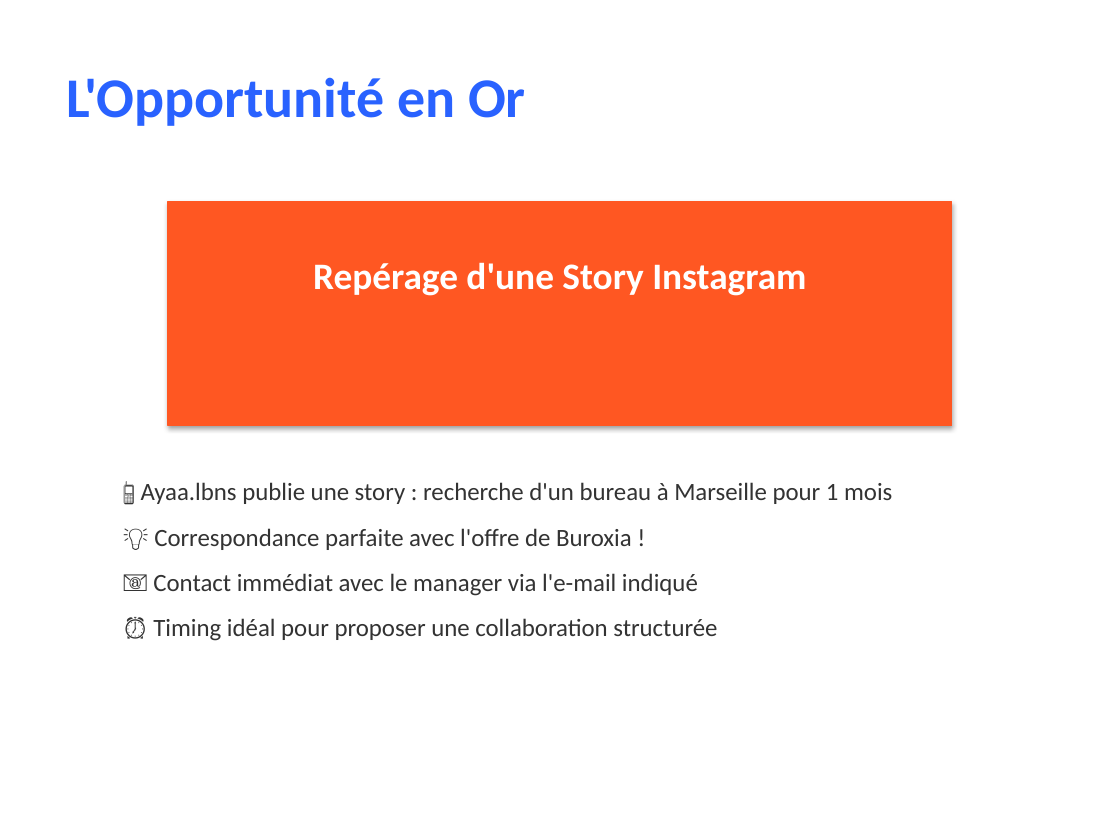
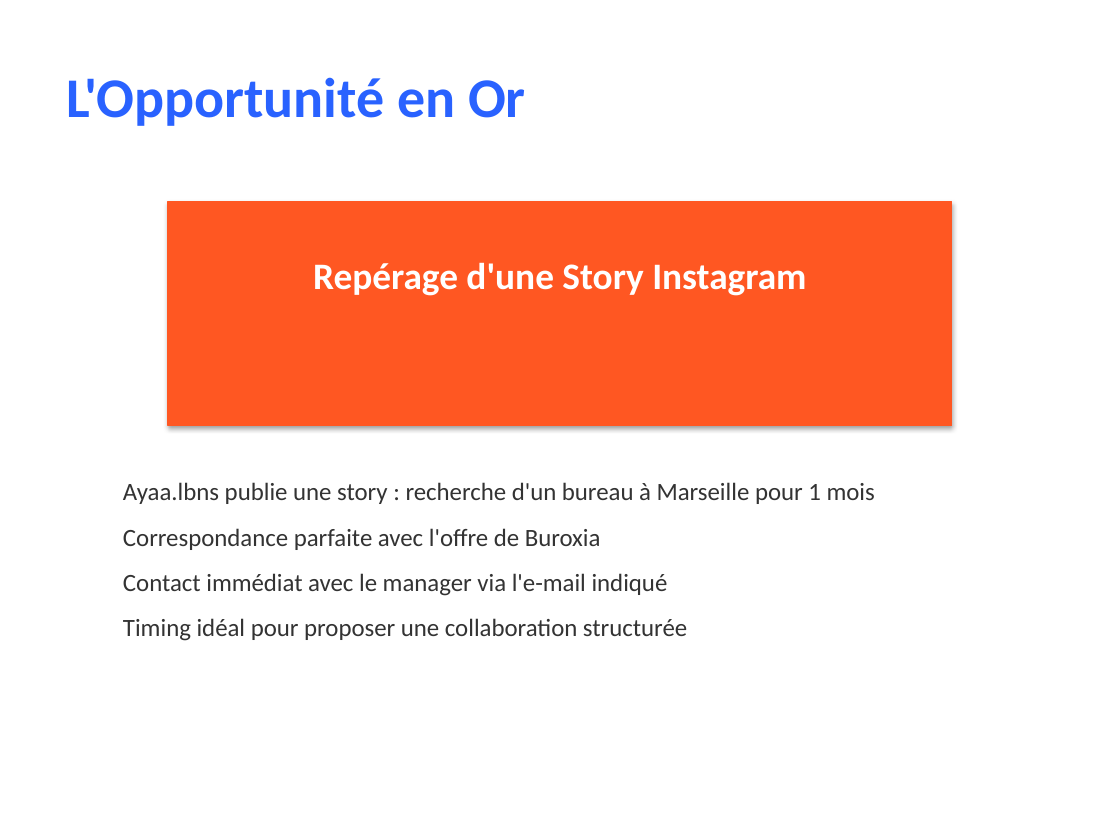
Before and after one commit to DOCK221/lbdmuser.github.io, a slide deck: slide 11 of Soutenance_Mouhamadou_Sow_B3_CDI.pptx. Drawn at 1120x840 pixels with LibreOffice and Linux fonts; fonts in the diff are those of the drawing. Boxes give left, top, right and bottom in pixels: in the first picture for what was removed or moved away, otherwise in the second. Text is boxed around its words. In the diff, an @@ line names an element or a change of style, - is before the commit and + after.

Commit message:
feat: présentation sans émojis + version PDF
- Suppression de tous les émojis de la présentation
- Ajout de la version PDF (24 pages, 111 Ko)
- Présentation prête pour la soutenance

```diff
--- a/Soutenance_Mouhamadou_Sow_B3_CDI.pptx
+++ b/Soutenance_Mouhamadou_Sow_B3_CDI.pptx
@@ text at <box>123,482,875,641</box>: text changed @@
-📱 Ayaa.lbns publie une story : recherche d'un bureau à Marseille pour 1 mois
-💡 Correspondance parfaite avec l'offre de Buroxia !
-📧 Contact immédiat avec le manager via l'e-mail indiqué
-⏰ Timing idéal pour proposer une collaboration structurée
+Ayaa.lbns publie une story : recherche d'un bureau à Marseille pour 1 mois
+Correspondance parfaite avec l'offre de Buroxia
+Contact immédiat avec le manager via l'e-mail indiqué
+Timing idéal pour proposer une collaboration structurée
```
Also in this commit, not shown: 20 other slides changed, 2 other files.
